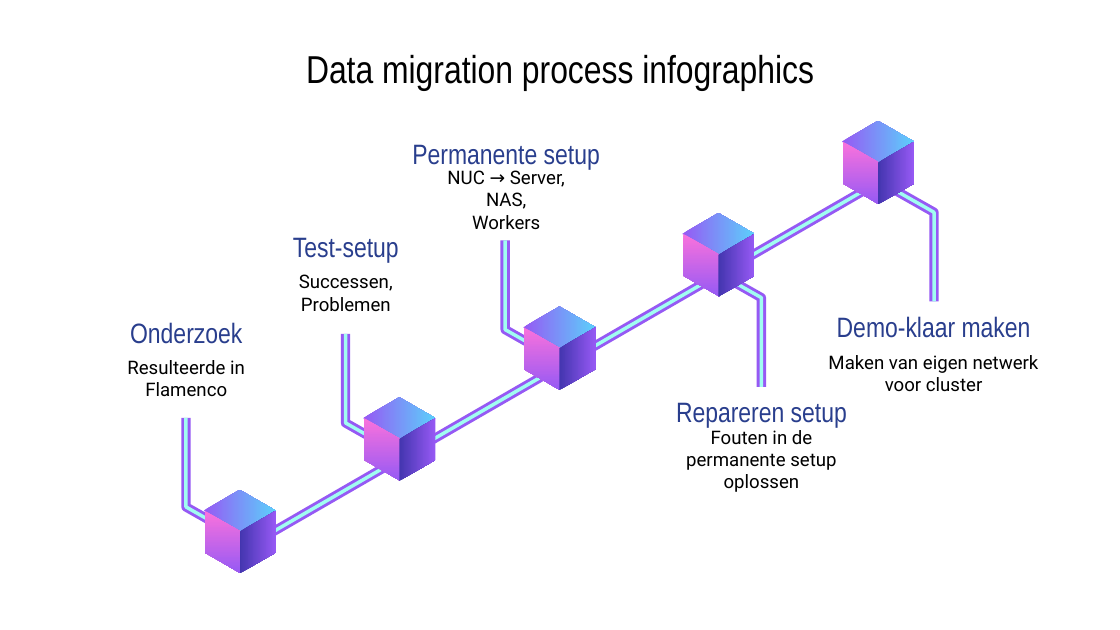
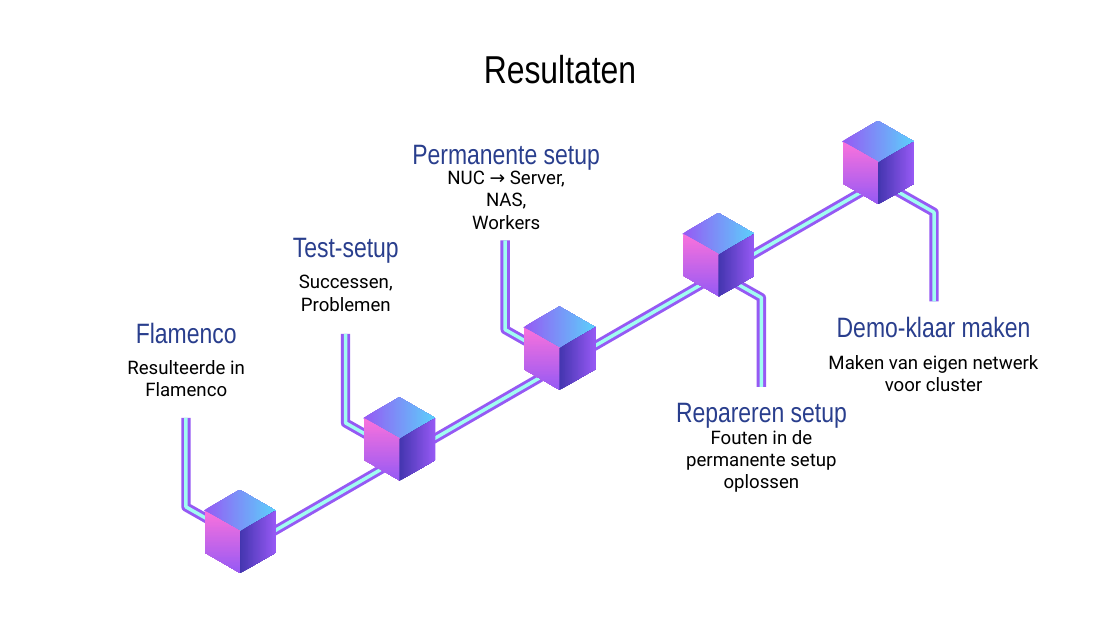
Before and after one commit to BasBaas08/workload-sharing-cluster, a slide deck: slide 8 of WSC-presentatie.pptx. Drawn at 1120x630 pixels with LibreOffice and Linux fonts; fonts in the diff are those of the drawing. Boxes give left, top, right and bottom in pixels: in the first picture for what was removed or moved away, otherwise in the second. Text is boxed around its words. In the diff, an @@ line names an element or a change of style, - is before the commit and + after.

```diff
--- a/WSC-presentatie.pptx
+++ b/WSC-presentatie.pptx
@@ title at (484, 54, 636, 84): text changed @@
-Data migration process infographics
+Resultaten
@@ text at (136, 322, 237, 344): text changed @@
-Onderzoek
+Flamenco
```
Also in this commit, not shown: 2 other slides changed, 19 slides removed, 1 other file.
